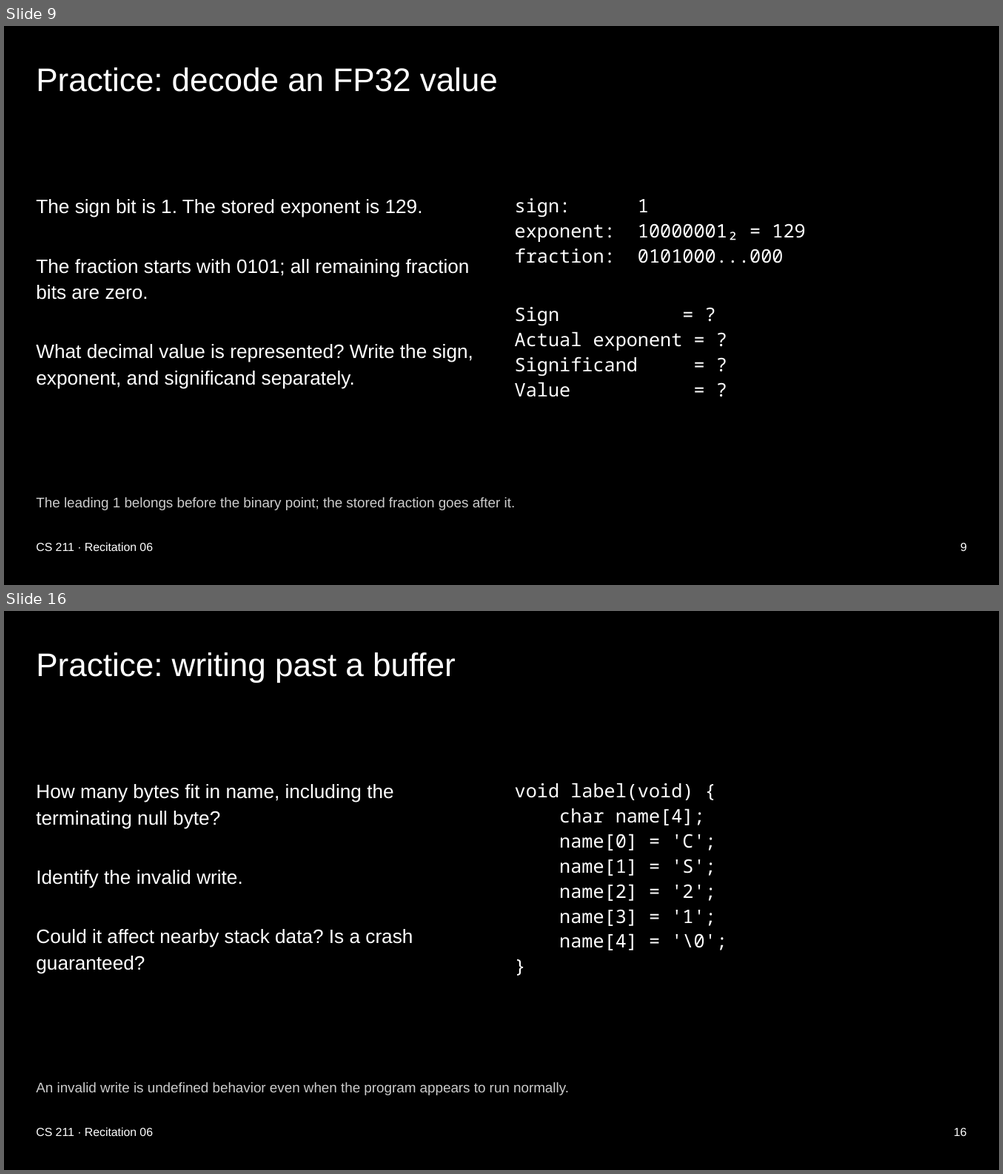
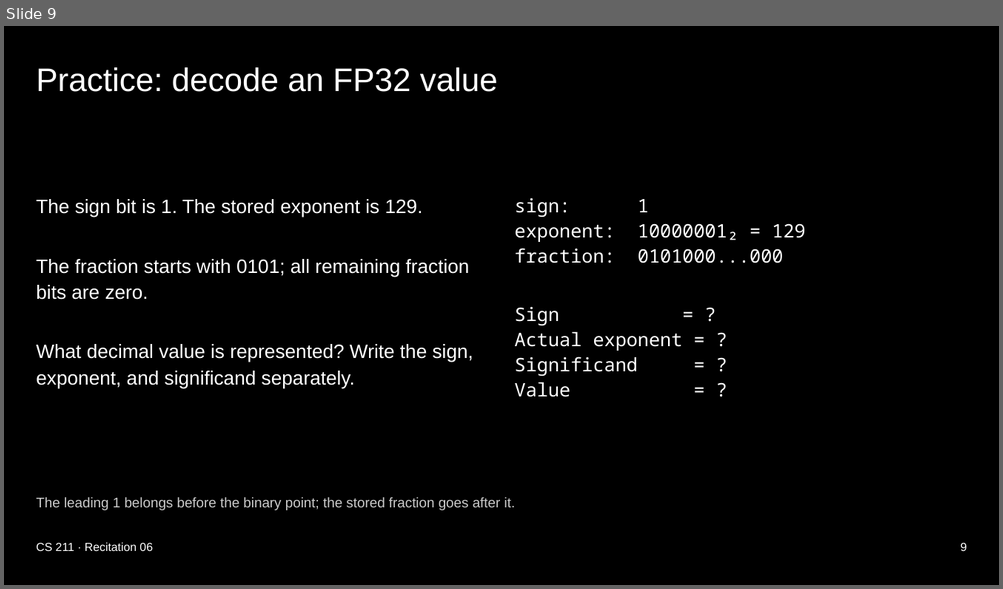
Before and after one commit to xsebby/portfolio, a slide deck: public/presentations/CS211_Recitation_6.pptx. Shown one above the other, each under a label of ours: slides 9 and 16 before the commit, slide 9 after it; the slides between them are not shown. The pictures are 1003x1174 and 1003x589 pixels, drawn with LibreOffice and Linux fonts; fonts in the diff are those of the drawing. Boxes give left, top, right and bottom in pixels: in the first picture for what was removed or moved away, otherwise in the second. Text is boxed around its words. In the diff, an @@ line names an element or a change of style, - is before the commit and + after.

```diff
--- a/public/presentations/CS211_Recitation_6.pptx
+++ b/public/presentations/CS211_Recitation_6.pptx
@@ slide 16 removed at (4,611,999,1170), background #000000 @@
@@ title removed at (36,652,455,682) @@
-Practice: writing past a buffer
@@ text removed at (36,784,412,974) @@
-How many bytes fit in name, including the terminating null byte?
-Identify the invalid write.
-Could it affect nearby stack data? Is a crash guaranteed?
@@ text removed at (515,783,727,951) @@
-void label(void) {
-char name[4];
-name[0] = 'C';
-name[1] = 'S';
-name[2] = '2';
-name[3] = '1';
-name[4] = '\0';
-}
@@ text removed at (36,1082,569,1096) @@
-An invalid write is undefined behavior even when the program appears to run normally.
@@ text removed at (36,1128,153,1136) @@
-CS 211 · Recitation 06
@@ text removed at (953,1128,967,1136) @@
-16
```
Also in this commit, not shown: 3 slides changed, 5 other slides removed, 3 other files.
